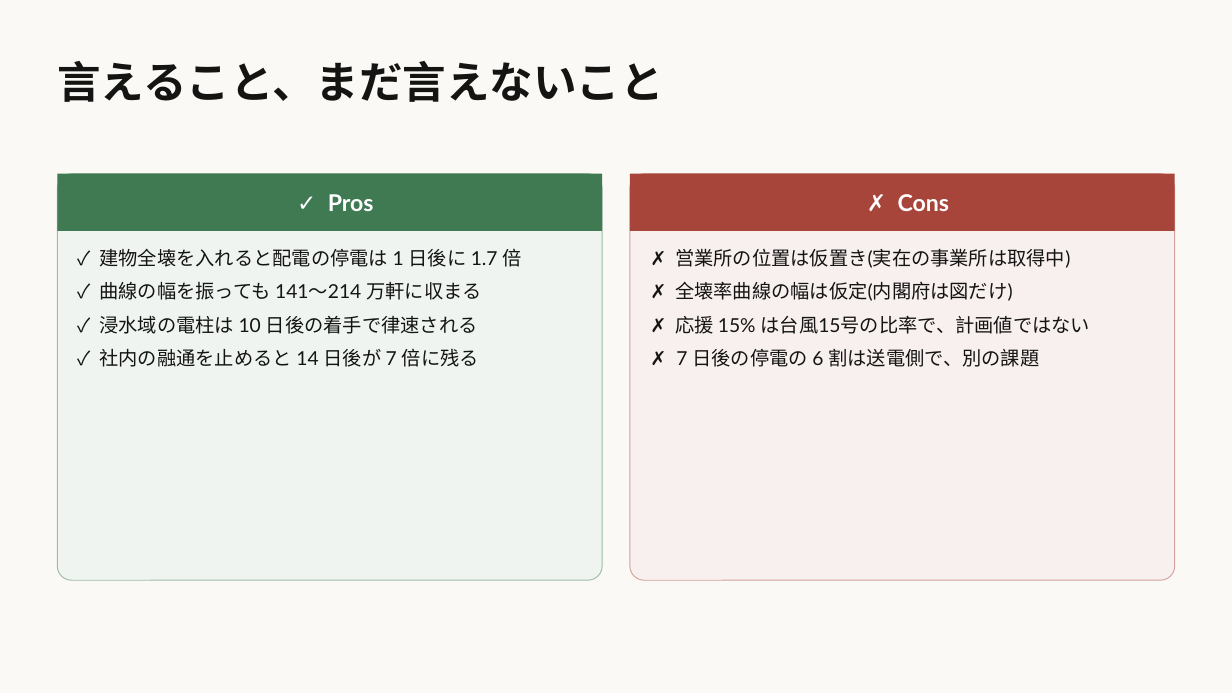
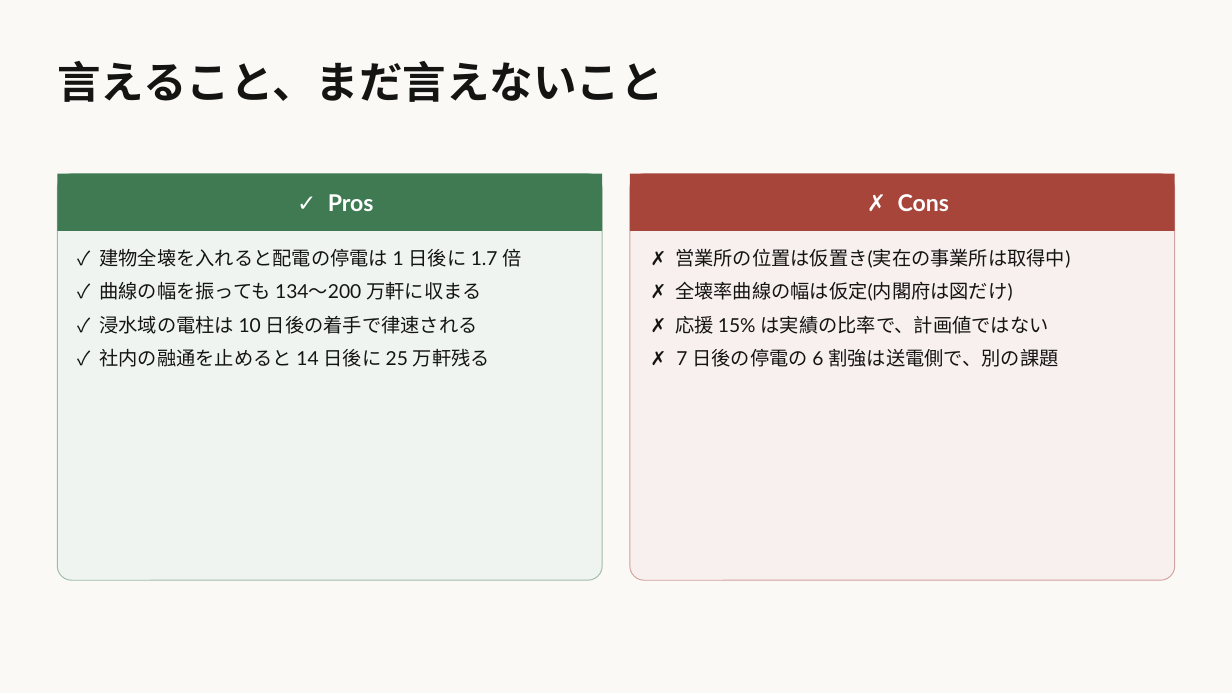
Before and after one commit to lutelute/All-Japan-Grid, a slide deck: slide 4 of docs/slides/nankai/nankai_restoration_workforce_2026-09-14.pptx. Drawn at 1232x693 pixels with LibreOffice and Linux fonts; fonts in the diff are those of the drawing. Boxes give left, top, right and bottom in pixels: in the first picture for what was removed or moved away, otherwise in the second. Text is boxed around its words. In the diff, an @@ line names an element or a change of style, - is before the commit and + after.

```diff
--- a/docs/slides/nankai/nankai_restoration_workforce_2026-09-14.pptx
+++ b/docs/slides/nankai/nankai_restoration_workforce_2026-09-14.pptx
@@ text at bbox=[100, 282, 481, 300]: text changed @@
-✓ 曲線の幅を振っても 141〜214 万軒に収まる
+✓ 曲線の幅を振っても 134〜200 万軒に収まる
@@ text at bbox=[675, 315, 1058, 367]: text changed @@
-✗ 応援 15% は台風15号の比率で、計画値ではない
-✗ 7 日後の停電の 6 割は送電側で、別の課題
+✗ 応援 15% は実績の比率で、計画値ではない
+✗ 7 日後の停電の 6 割強は送電側で、別の課題
@@ text at bbox=[100, 348, 490, 367]: text changed @@
-✓ 社内の融通を止めると 14 日後が 7 倍に残る
+✓ 社内の融通を止めると 14 日後に 25 万軒残る
```
Also in this commit, not shown: 3 other slides changed, 33 other files.
